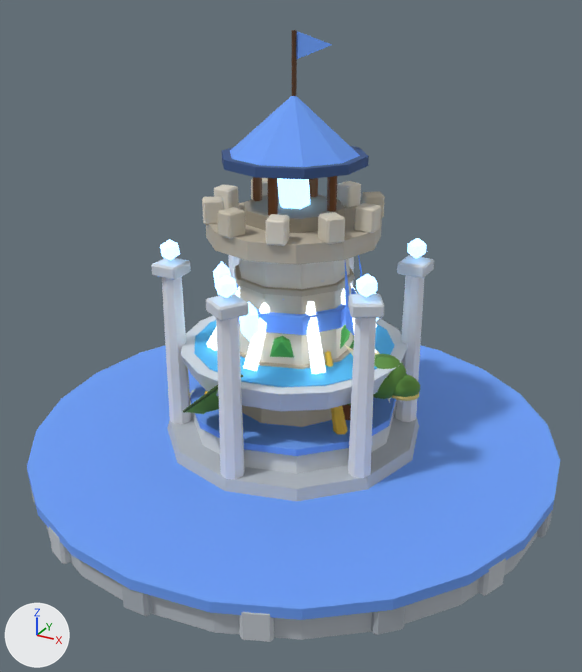
An edit to the glTF model assets/models.glb, drawn before and after from the same camera.
Both versions are drawn from a camera (50 mm lens) standing at (4.06, -7.44, 5.34) and looking at (0.07, -0.2, 1.71). Lighting does not change. The marker at lower left points along +X, +Y and +Z. The older version comes first. Where no turn or scale is listed for an object, it has been applied to the vertices. Vertices at exactly the same position are counted once.

Objects in the first picture: 'ancient_base', 'fountain_base', 'fountain_water', 'mob_boss_head', 'mob_boss_wingR', 'tower_base', 'tower_crystal' and 4 more.
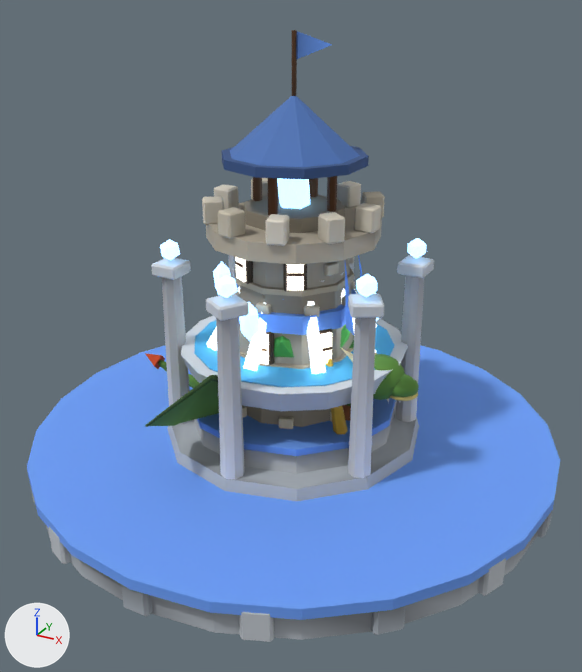
Where the newer file only moved an object's origin or applied its transform, the numbers keep the older frame.

Location of each change, [x1, y1, x2, y2] in pixels of the pictures (582 x 672 px; the box of a moved part takes in the faces that stretch with it):
'tower_base', reshaped
    before: [202, 30, 385, 427]
    after: [202, 30, 385, 429]
'mob_boss_wingR', reshaped, moved, turned
    before: [183, 375, 243, 414]
    after: [145, 375, 243, 427]
'mob_boss_head', moved, turned
    before: [344, 344, 420, 405]
    after: [341, 348, 418, 406]
'mob_boss_tail', moved, turned (not visible before)
    after: [145, 353, 199, 388]
part 1 of me_ancient_base, recoloured
    both: [160, 255, 424, 490]
part 2 of me_fountain_base, recoloured
    before: [60, 265, 552, 636]
    after: [60, 274, 552, 636]
part 3 of me_mob_boss_wingr, moved or reshaped
    before: [186, 390, 219, 414]
    after: [149, 381, 243, 426]
part 4 of me_mob_boss_wingr, moved or reshaped (mostly hidden)
    before: [205, 396, 219, 413]
    after: [176, 382, 210, 425]
part 5 of me_mob_boss_wingr, moved or reshaped
    before: [183, 385, 218, 413]
    after: [145, 375, 213, 427]
part 6 of me_mob_boss_wingr, moved or reshaped (not visible before)
    after: [211, 375, 218, 382]
part 7 of me_tower_base, added
    after: [259, 334, 269, 365]
part 8 of me_tower_base, built on
    after: [233, 256, 355, 429]
part 9 of me_tower_base, recoloured (darker)
    both: [205, 30, 381, 427]

The change in detail:
me_ancient_base has 464 vertices, 824 faces and spans x -1.9..1.9, y -1.9..1.9, z 0.0..2.78.
me_ancient_base is used by ob_ancient_base; location (0.0, 0.0, 0.0).
me_ancient_base part 1: 534 kept faces spanning x -1.8..1.8, y -1.8..1.8, z 0.3..2.52 get new vertex colours.
me_fountain_base has 652 vertices, 1208 faces and spans x -3.08..3.08, y -3.08..3.08, z 0.0..2.48.
me_fountain_base is used by ob_fountain_base; location (0.0, 0.0, 0.0).
me_fountain_base part 2: 968 kept faces spanning x -3.06..3.06, y -3.06..3.06, z 0.0..2.48 get new vertex colours; the middle colour goes from light grey #b7bec6 to grey #8f9398.
me_mob_boss_wingr is used by ob_mob_boss_wingr; parent ob_mob_boss_body; location (0.15, -0.27, 0.294).
me_mob_boss_wingr had 34 vertices, 56 faces and spanned x -0.761..0.045, y -1.193..0.027, z -0.12..0.575.
me_mob_boss_wingr now has 34 vertices, 56 faces and spans x -0.986..0.045, y -1.547..0.027, z -0.156..0.74.
me_mob_boss_wingr part 3: all 2 vertices in x -0.761..-0.75, y -0.73..-0.723, z -0.12..-0.113 are moved by (-0.225, -0.219, -0.036).
me_mob_boss_wingr part 4: all 2 vertices in x -0.536..-0.525, y -0.045..-0.038, z -0.042..-0.035 are moved by (-0.158, -0.014, -0.013).
me_mob_boss_wingr part 5: all 8 vertices in x -0.247..-0.203, y -0.907..-0.853, z 0.526..0.574 are moved by (-0.068, -0.264, 0.165).
me_mob_boss_wingr part 6: 6 of the vertices in x -0.252..-0.198, y -0.896..-0.864, z 0.525..0.575 are moved by (-0.067, -0.264, 0.165).
Other edits to the shape of me_mob_boss_wingr do not show in these pictures.
me_tower_base is used by ob_tower_base; location (0.0, 0.0, 0.0).
me_tower_base had 780 vertices, 1393 faces and spanned x -0.97..0.97, y -0.98..0.98, z 0.0..4.9.
me_tower_base now has 1892 vertices, 3405 faces and spans x -0.97..0.97, y -0.98..0.98, z 0.0..4.9.
me_tower_base part 7: a new loose piece, a box spanning x -0.085..0.085, y -0.748..-0.688, z 1.59..1.93, in mat_glow.
me_tower_base part 8: 24 vertices removed from x 0.46..0.58, y -0.5..-0.37, z 1.47..1.73; 1048 vertices added at x -0.77..0.77, y -0.84..0.84, z 0.44..2.81.
me_tower_base part 9: 791 kept faces spanning x -0.97..0.95, y -0.93..0.93, z 0.3..4.9 get new vertex colours.
Other edits to the shape of me_tower_base do not show in these pictures.
me_tower_base gains material mat_glow.
Object 'mob_boss_body' (ob_mob_boss_body) moves from (0.0, 0.0, 0.756) to (0.0, 0.00319, 0.751).
Object 'mob_boss_body' (ob_mob_boss_body) turns from (0, 0, 0) to (3.4, 0, 0) degrees about x, y and z.
Object 'mob_boss_head' (ob_mob_boss_head) turns from (0, 0, 0) to (0, -1.5, 0) degrees about x, y and z.
Object 'mob_boss_wingR' (ob_mob_boss_wingr) turns from (0, 0, 0) to (-1, 0, 0) degrees about x, y and z.
